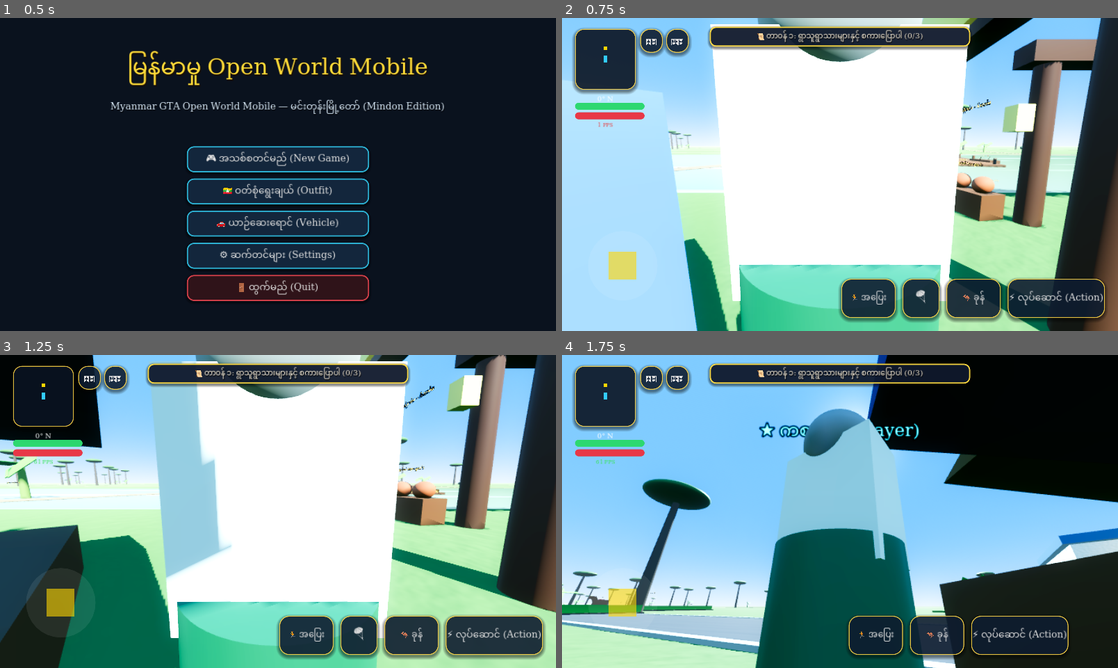
Above: before the commit, frames 1-4 (two rows, left to right).
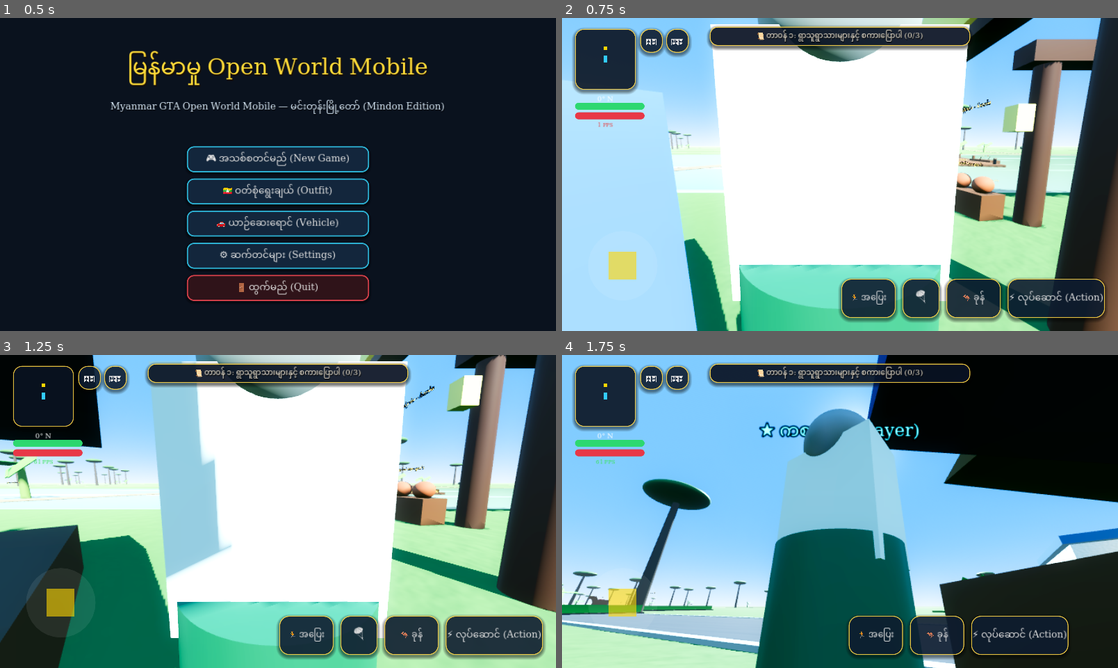
Above: after the commit, the same moments.

Repository: sudohlaingwin/gta-open-world
Game: Godot game, scene res://scenes/main_menu.tscn
Two runs of this game, one before a commit and one after it. Both use one fixed random seed, a clock stepped at 60 frames per second and the inputs below.
Inputs (mouse positions are in pixels of both pictures, inside the frame that each line leads up to):
- Up to frame 1 (0.5 s): no input
- Up to frame 2 (0.75 s): click "🎮 အသစ်စတင်မည် (New Game)" at 0.5 s
- Up to frame 3 (1.25 s): no input
- Up to frame 4 (1.75 s): drag from (628, 611) to (895, 442) at 1.27 s

Frame 1 is identical in both runs. In frame 2, 0.7% of the frame differs, in the area x 26-74%, y 2-10%; in frame 3, 0.7%; in frame 4, 0.7%.

Commit message:
Slice 281: Mobile HUD Glassmorphism Phase 2 - Speedometer & Waypoint Telemetry Overhaul

Diff:
--- a/scenes/mobile_touch_hud.tscn
+++ b/scenes/mobile_touch_hud.tscn
@@ -47,49 +47,49 @@
 corner_radius_bottom_left = 8
 
 [sub_resource type="StyleBoxFlat" id="StyleBoxFlat_banner"]
-bg_color = Color(0.06, 0.10, 0.18, 0.90)
-border_width_left = 3
-border_width_top = 3
-border_width_right = 3
-border_width_bottom = 3
-border_color = Color(1.0, 0.86, 0.25, 0.95)
-corner_radius_top_left = 14
-corner_radius_top_right = 14
-corner_radius_bottom_right = 14
-corner_radius_bottom_left = 14
-shadow_color = Color(0, 0, 0, 0.45)
-shadow_size = 6
-shadow_offset = Vector2(0, 3)
-
-[sub_resource type="StyleBoxFlat" id="StyleBoxFlat_guide"]
-bg_color = Color(0.05, 0.12, 0.20, 0.92)
-border_width_left = 3
-border_width_top = 3
-border_width_right = 3
-border_width_bottom = 3
-border_color = Color(0.2, 0.85, 1.0, 0.95)
-corner_radius_top_left = 14
-corner_radius_top_right = 14
-corner_radius_bottom_right = 14
-corner_radius_bottom_left = 14
-shadow_color = Color(0, 0, 0, 0.45)
-shadow_size = 6
-shadow_offset = Vector2(0, 3)
-
-[sub_resource type="StyleBoxFlat" id="StyleBoxFlat_speedo"]
-bg_color = Color(0.04, 0.08, 0.15, 0.90)
-border_width_left = 3
-border_width_top = 3
-border_width_right = 3
-border_width_bottom = 3
-border_color = Color(0.2, 0.85, 1.0, 0.95)
+bg_color = Color(0.04, 0.08, 0.15, 0.85)
+border_width_left = 2
+border_width_top = 2
+border_width_right = 2
+border_width_bottom = 2
+border_color = Color(1.0, 0.84, 0.28, 0.90)
 corner_radius_top_left = 18
 corner_radius_top_right = 18
 corner_radius_bottom_right = 18
 corner_radius_bottom_left = 18
 shadow_color = Color(0, 0, 0, 0.5)
-shadow_size = 6
-shadow_offset = Vector2(0, 3)
+shadow_size = 8
+shadow_offset = Vector2(0, 4)
+
+[sub_resource type="StyleBoxFlat" id="StyleBoxFlat_guide"]
+bg_color = Color(0.04, 0.10, 0.18, 0.85)
+border_width_left = 2
+border_width_top = 2
+border_width_right = 2
+border_width_bottom = 2
+border_color = Color(0.25, 0.88, 1.0, 0.90)
+corner_radius_top_left = 18
+corner_radius_top_right = 18
+corner_radius_bottom_right = 18
+corner_radius_bottom_left = 18
+shadow_color = Color(0, 0, 0, 0.5)
+shadow_size = 8
+shadow_offset = Vector2(0, 4)
+
+[sub_resource type="StyleBoxFlat" id="StyleBoxFlat_speedo"]
+bg_color = Color(0.04, 0.08, 0.14, 0.85)
+border_width_left = 2
+border_width_top = 2
+border_width_right = 2
+border_width_bottom = 2
+border_color = Color(0.25, 0.88, 1.0, 0.90)
+corner_radius_top_left = 22
+corner_radius_top_right = 22
+corner_radius_bottom_right = 22
+corner_radius_bottom_left = 22
+shadow_color = Color(0, 0, 0, 0.55)
+shadow_size = 10
+shadow_offset = Vector2(0, 4)
 
 [sub_resource type="StyleBoxFlat" id="StyleBoxFlat_flight_btn"]
 bg_color = Color(0.08, 0.16, 0.28, 0.90)
Not shown, changed: COLLAB.md
